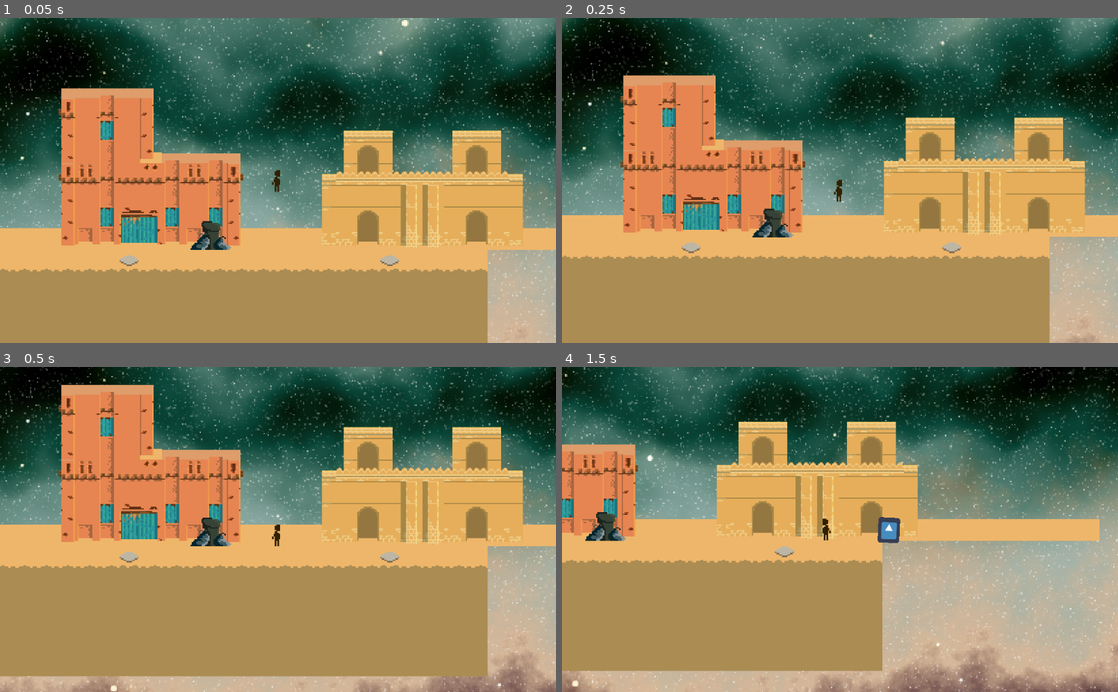
Above: before the commit, frames 1-4 (two rows, left to right).
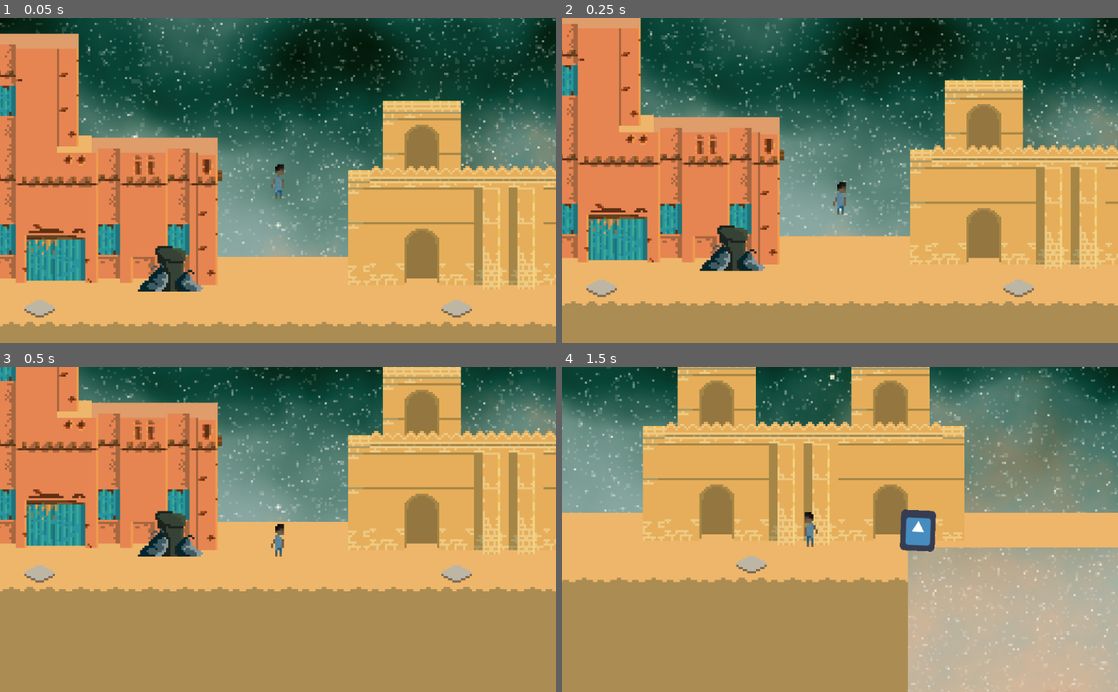
Above: after the commit, the same moments.

Repository: florian-rieder/ItsYourTurnToHide
Game: Godot game, scene res://village_day.tscn
Same seed, same stepped clock (60 frames per second), same inputs: the game is played once before the commit and once after it. The engine's default icon, where the game draws it, is replaced by a stand-in: a white triangle on a blue panel in a dark square.
Inputs (mouse positions are in pixels of both pictures, inside the frame that each line leads up to):
- Up to frame 1 (0.05 s): no input
- Up to frame 2 (0.25 s): no input
- Up to frame 3 (0.5 s): no input
- Up to frame 4 (1.5 s): move the mouse to (962, 513) at 0.52 s; hold D (right) 0.53-1.28 s; tap E (interact) at 0.6, 1.35 s; tap Space (ui_select) at 0.77 s; move the mouse to (728, 545) at 1.27 s; hold A (left) from 1.28 s (still down)

The runs differ from the first frame. In frame 1, 69% of the frame differs, in the area x 0-100%, y 0-100%; in frame 2, 66%; in frame 3, 55%; in frame 4, 55%.

Commit message:
implemented player idle animation

Diff:
--- a/Player.gd
+++ b/Player.gd
@@ -9,8 +9,8 @@
 var visibility = 1.0 setget visibility_set
 
 onready var platform_detector = $PlatformDetector
-onready var sprite = $Sprite
-onready var gun = $Sprite/RockOrigin
+onready var sprite = $AnimatedSprite
+onready var gun = $AnimatedSprite/RockOrigin
 
 var _canInteract = false
 var _currentInteractor = null
--- a/Player.tscn
+++ b/Player.tscn
@@ -1,8 +1,37 @@
-[gd_scene load_steps=6 format=2]
+[gd_scene load_steps=11 format=2]
 
-[ext_resource path="res://assets/Enfant.png" type="Texture" id=1]
 [ext_resource path="res://Player.gd" type="Script" id=2]
 [ext_resource path="res://RockOrigin.gd" type="Script" id=3]
+[ext_resource path="res://assets/PlayerIdle-Sheet.png" type="Texture" id=4]
+
+[sub_resource type="AtlasTexture" id=4]
+atlas = ExtResource( 4 )
+region = Rect2( 16, 0, 16, 16 )
+
+[sub_resource type="AtlasTexture" id=5]
+atlas = ExtResource( 4 )
+region = Rect2( 32, 0, 16, 16 )
+
+[sub_resource type="AtlasTexture" id=6]
+atlas = ExtResource( 4 )
+region = Rect2( 48, 0, 16, 16 )
+
+[sub_resource type="AtlasTexture" id=3]
+atlas = ExtResource( 4 )
+region = Rect2( 0, 0, 16, 16 )
+
+[sub_resource type="SpriteFrames" id=7]
+animations = [ {
+"frames": [ SubResource( 4 ), SubResource( 5 ), SubResource( 6 ), SubResource( 3 ) ],
+"loop": true,
+"name": "idle",
+"speed": 5.0
+}, {
+"frames": [  ],
+"loop": true,
+"name": "run",
+"speed": 5.0
+} ]
 
 [sub_resource type="CapsuleShape2D" id=1]
 radius = 2.52593
@@ -15,14 +44,17 @@
 collision_layer = 2
 script = ExtResource( 2 )
 
-[node name="Sprite" type="Sprite" parent="."]
-position = Vector2( 1, 0 )
-texture = ExtResource( 1 )
+[node name="AnimatedSprite" type="AnimatedSprite" parent="."]
+position = Vector2( -0.374577, 0 )
+frames = SubResource( 7 )
+animation = "idle"
+playing = true
 
-[node name="RockOrigin" type="Position2D" parent="Sprite"]
+[node name="RockOrigin" type="Position2D" parent="AnimatedSprite"]
+position = Vector2( 1.37458, 0 )
 script = ExtResource( 3 )
 
-[node name="RockCooldown" type="Timer" parent="Sprite/RockOrigin"]
+[node name="RockCooldown" type="Timer" parent="AnimatedSprite/RockOrigin"]
 
 [node name="CollisionShape2D" type="CollisionShape2D" parent="."]
 shape = SubResource( 1 )
@@ -33,7 +65,7 @@
 
 [node name="Camera2D" type="Camera2D" parent="."]
 current = true
-zoom = Vector2( 0.4, 0.4 )
+zoom = Vector2( 0.25, 0.25 )
 smoothing_enabled = true
 smoothing_speed = 10.0
 
--- /dev/null
+++ b/default_bus_layout.tres
@@ -0,0 +1,9 @@
+[gd_resource type="AudioBusLayout" format=2]
+
+[resource]
+bus/1/name = "SFX"
+bus/1/solo = false
+bus/1/mute = false
+bus/1/bypass_fx = false
+bus/1/volume_db = 0.0
+bus/1/send = "Master"
Not shown, added: assets/PlayerIdle-Sheet.png.import
